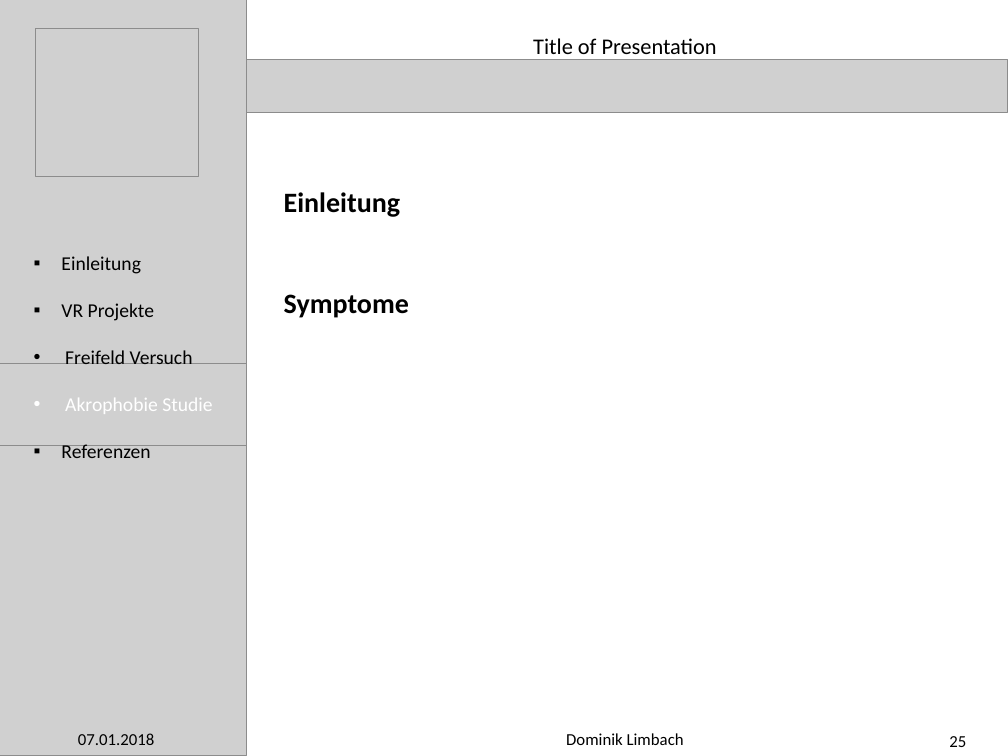
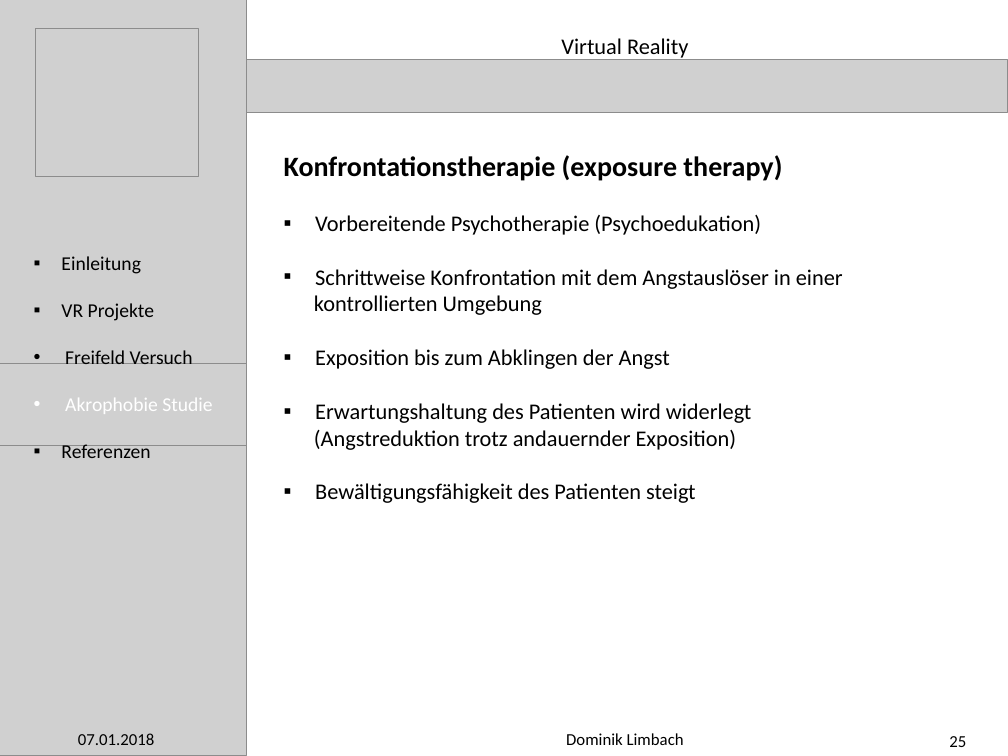
Before and after one commit to meistalampe/Work-, a slide deck: slide 25 of Präsentation Praxisphase/PowerPoint Presentation (Outline).pptx. Drawn at 1008x756 pixels with LibreOffice and Linux fonts; fonts in the diff are those of the drawing; grey boxes stand for pictures. Boxes give left, top, right and bottom in pixels: in the first picture for what was removed or moved away, otherwise in the second. Text is boxed around its words. In the diff, an @@ line names an element or a change of style, - is before the commit and + after.

```diff
--- a/Präsentation Praxisphase/PowerPoint Presentation (Outline).pptx
+++ b/Präsentation Praxisphase/PowerPoint Presentation (Outline).pptx
@@ text at [561,38,688,60]: text changed @@
-Title of Presentation
+Virtual Reality
@@ text at [284,155,843,503]: text changed; size 20 to 16 pt; bold off @@
-Einleitung
-Symptome
+Konfrontationstherapie (exposure therapy)
+▪ Vorbereitende Psychotherapie (Psychoedukation)
+▪ Schrittweise Konfrontation mit dem Angstauslöser in einer
+kontrollierten Umgebung
+▪ Exposition bis zum Abklingen der Angst
+▪ Erwartungshaltung des Patienten wird widerlegt
+(Angstreduktion trotz andauernder Exposition)
+▪ Bewältigungsfähigkeit des Patienten steigt
```
Also in this commit, not shown: 28 other slides changed, 1 slide added, 1 other file.
